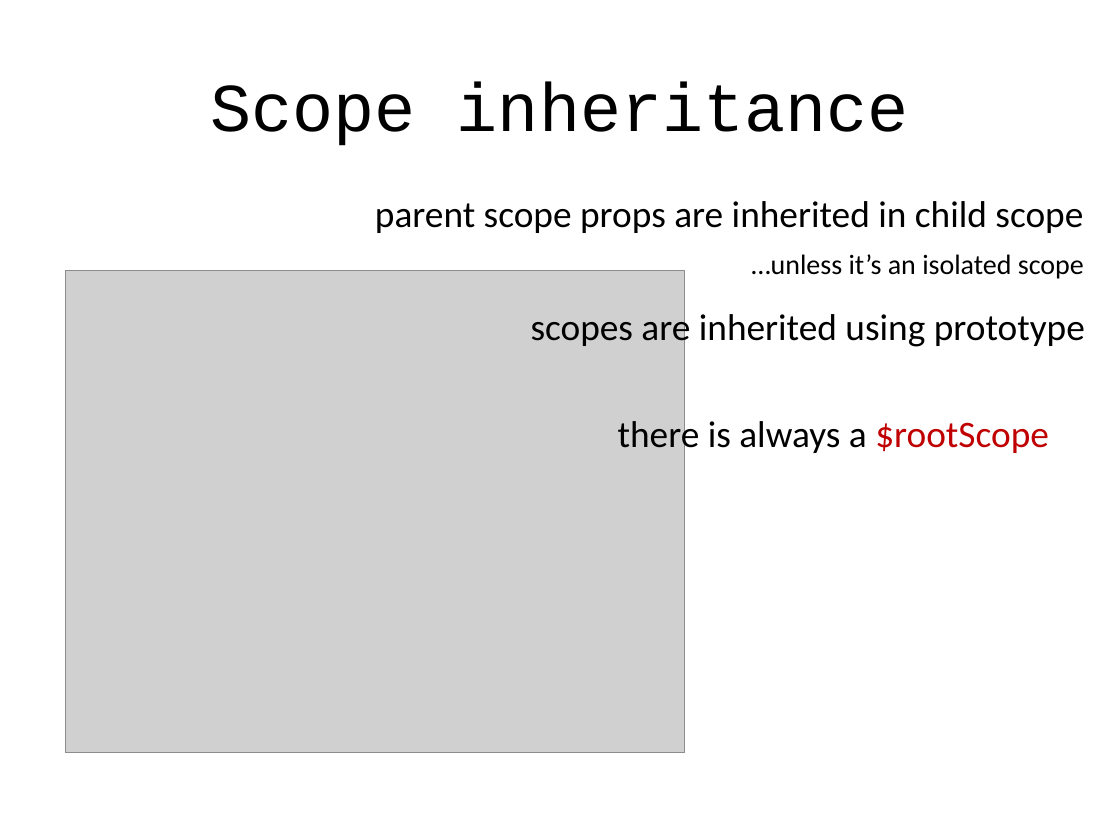
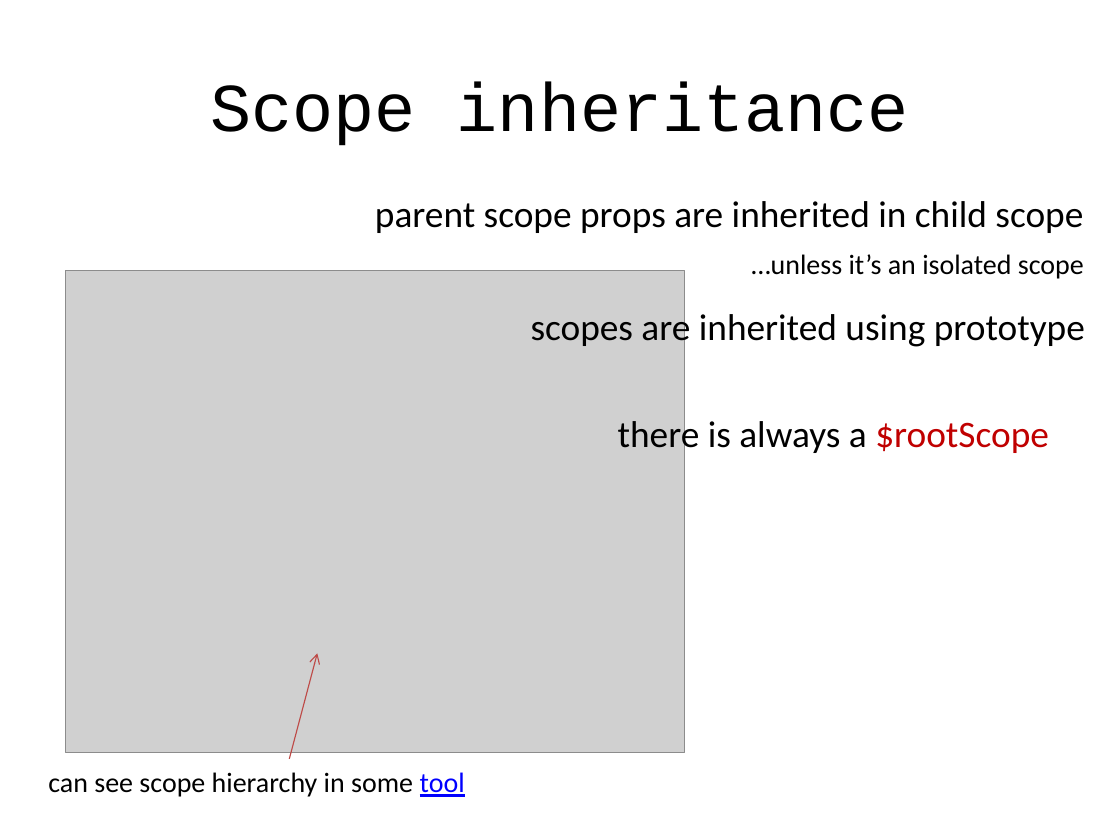
Before and after one commit to alexeymatveevp/angularjs-course, a slide deck: slide 4 of docs/02_ng_basics_followup.pptx (slide 5 before the commit). Drawn at 1120x840 pixels with LibreOffice and Linux fonts; fonts in the diff are those of the drawing; grey boxes stand for pictures. Boxes give left, top, right and bottom in pixels: in the first picture for what was removed or moved away, otherwise in the second. Text is boxed around its words. In the diff, an @@ line names an element or a change of style, - is before the commit and + after.

```diff
--- a/docs/02_ng_basics_followup.pptx
+++ b/docs/02_ng_basics_followup.pptx
@@ arrow added from (289, 759) to (317, 653), #BF4C48 0.75 pt @@
@@ text added at (x1=48, y1=772, x2=465, y2=797), 18 pt, text #000000 @@
+can see scope hierarchy in some tool
```
Also in this commit, not shown: 2 other slides changed, 5 slides added, 11 slides removed, 9 other files.
